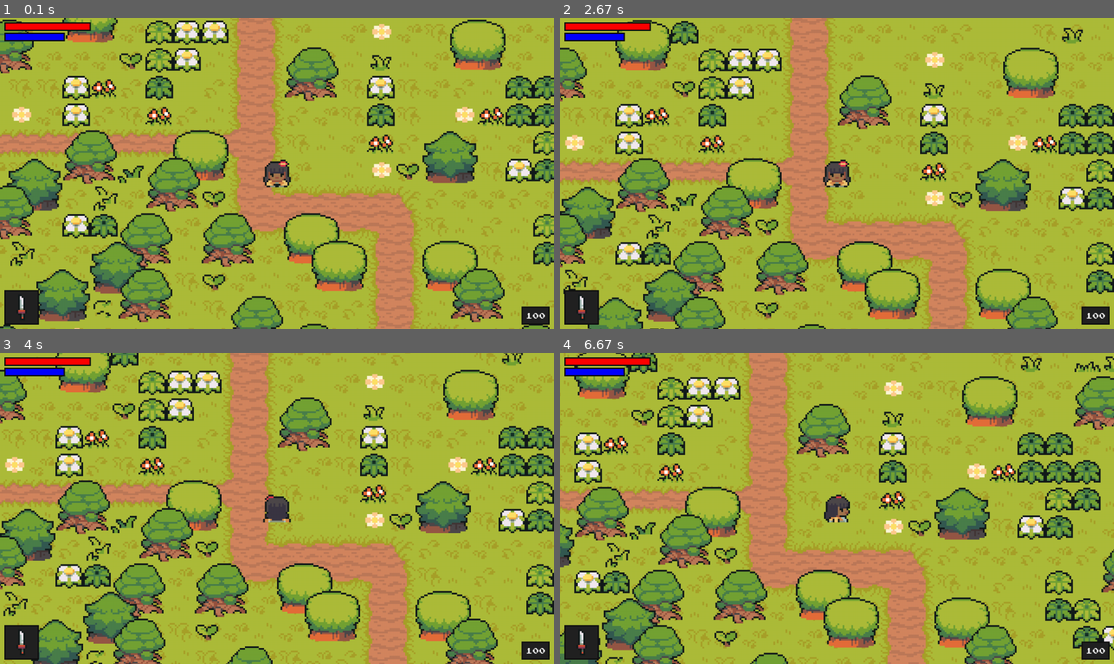
Above: before the commit, frames 1-4 (two rows, left to right).
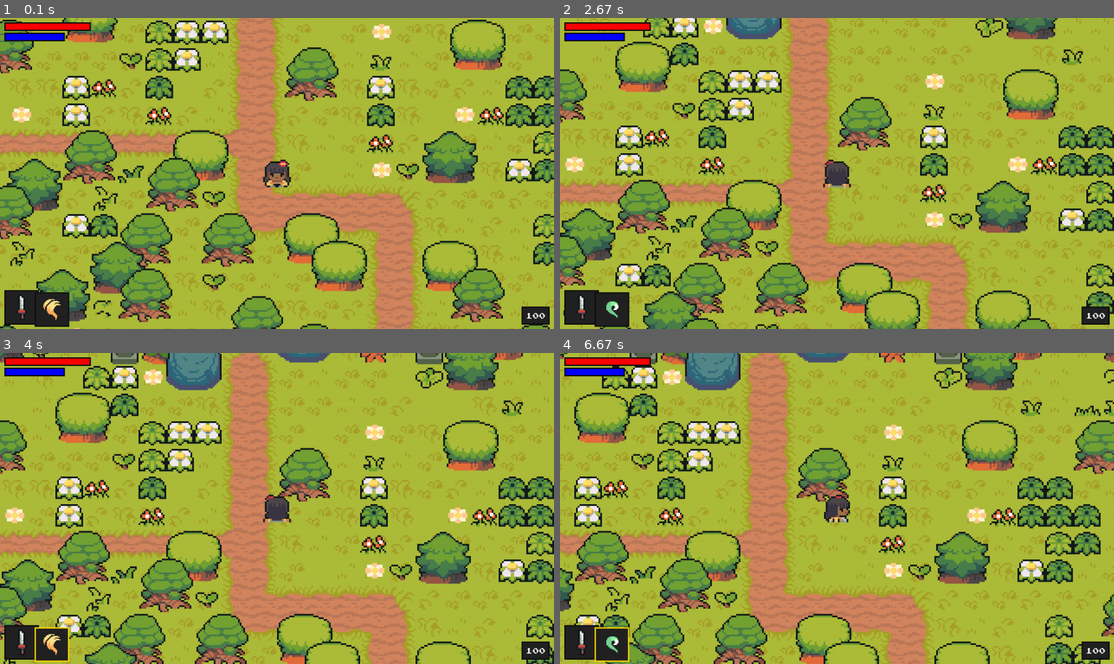
Above: after the commit, the same moments.

Repository: M1estere/Pygame_Project
Game: pygame game, started from code/main.py
The game is run twice, just before and just after one commit, with the same random seed, the same clock (stepped at 60 frames per second) and the same inputs.
Inputs:
- Up to frame 1 (0.1 s): no input
- Up to frame 2 (2.67 s): tap Ctrl at 0.33 s; hold Right 0.67-1.13 s; hold Up 1.17-1.47 s; hold Right 1.5-1.97 s; tap E at 1.65 s; hold Left 2-2.53 s; hold W from 2.57 s (still down); hold Down from 2.57 s (still down)
- Up to frame 3 (4 s): release W at 2.87 s; release Down at 2.87 s; hold Down 2.9-3.2 s; tap Ctrl at 2.97, 3.3, 3.6, 3.73 s; hold Left 3.23-3.63 s; tap Space at 3.38 s; hold Up from 3.67 s (still down); tap E at 3.82 s
- Up to frame 4 (6.67 s): release Up at 4.03 s; hold Right 4.07-4.7 s; tap Ctrl at 4.13, 4.43, 4.8, 5.2, 5.5, 5.7, 6, 6.2, 6.53 s; hold Down 4.73-5.1 s; tap Space at 4.88, 6.28 s; hold Left 5.13-5.6 s; tap E at 5.28, 6.62 s; hold Right 5.63-6.1 s; hold Up 6.13-6.43 s; hold Right from 6.47 s (still down)

The runs differ from the first frame. In frame 1, 0.6% of the frame differs, in the area x 6-13%, y 88-100%; in frame 2, 49%; in frame 3, 54%; in frame 4, 54%, in the area x 0-100%, y 0-100%.

Commit message:
Added magic, added ui elements

Diff:
--- /dev/null
+++ b/code/creature.py
@@ -0,0 +1,30 @@
+import pygame
+
+class Creature(pygame.sprite.Sprite):
+	def __init__(self, groups):
+		super().__init__(groups)
+
+	def movement(self, speed):
+		if self.direction.magnitude() != 0:
+			self.direction = self.direction.normalize()
+
+		self.hitbox.x += self.direction.x * speed
+		self.collisions('horizontal')
+
+		self.hitbox.y += self.direction.y * speed
+		self.collisions('vertical')
+
+		self.rect.center = self.hitbox.center
+
+	def collisions(self, direction):
+		if direction == 'horizontal':
+			for sprite in self.obstacles:
+				if sprite.hitbox.colliderect(self.hitbox):
+					if self.direction.x > 0: self.hitbox.right = sprite.hitbox.left # right
+					if self.direction.x < 0: self.hitbox.left = sprite.hitbox.right # left
+
+		if direction == 'vertical':
+			for sprite in self.obstacles:
+				if sprite.hitbox.colliderect(self.hitbox):
+					if self.direction.y > 0: self.hitbox.bottom = sprite.hitbox.top # down
+					if self.direction.y < 0: self.hitbox.top = sprite.hitbox.bottom # up
--- a/code/level.py
+++ b/code/level.py
@@ -54,7 +54,7 @@
 							Tile((x, y), [self.visible_sprites, self.obstacle_sprites], 'object', surf)
 
 
-		self.player = Player((2000, 1350), [self.visible_sprites], self.obstacle_sprites, self.create_attack, self.destroy_attack)
+		self.player = Player((2000, 1350), [self.visible_sprites], self.obstacle_sprites, self.create_attack, self.destroy_attack, self.create_magic)
 
 	def create_attack(self):
 		self.current_attack = Weapon(self.player, [self.visible_sprites])
@@ -64,6 +64,11 @@
 			self.current_attack.kill()
 
 		self.current_attack = None
+
+	def create_magic(self, style, strength, cost):
+		print(style)
+		print(strength)
+		print(cost)
 
 	def run(self):
 		self.visible_sprites.custom_drawing(self.player)
--- a/code/player.py
+++ b/code/player.py
@@ -1,10 +1,12 @@
 import pygame
 from settings import *
 
+from creature import Creature
+
 from support import import_folder
 
-class Player(pygame.sprite.Sprite):
-	def __init__(self, pos, groups, obstacles, create_attack, destroy_attack):
+class Player(Creature):
+	def __init__(self, pos, groups, obstacles, create_attack, destroy_attack, create_magic):
 		super().__init__(groups)
 		self.image = pygame.image.load('../graphics/test/player.png').convert_alpha()
 		self.rect = self.image.get_rect(topleft = pos)
@@ -28,11 +30,19 @@
 		self.create_attack = create_attack
 		self.destroy_attack = destroy_attack
 
+		self.create_magic = create_magic
+
 		self.weapon_index = 0
 		self.weapon = list(weapon_data.keys())[self.weapon_index]
 		self.can_switch_weapon = True
 		self.weapon_switch_time = None
 		self.weapon_switch_cooldown = 200
+
+		self.magic_index = 0
+		self.magic = list(magic_data.keys())[self.magic_index]
+		self.can_switch_magic = True
+		self.magic_switch_time = None
+		self.magic_switch_cooldown = 200
 
 		self.stats = {'health': 100, 'energy': 60, 'attack': 10, 'magic': 4, 'speed': 5}
 		self.health = self.stats['health']
@@ -58,18 +68,18 @@
 			keys = pygame.key.get_pressed()
 
 			# move
-			if keys[pygame.K_UP]:
+			if keys[pygame.K_UP] or keys[pygame.K_w]:
 				self.direction.y = -1
 				self.status = 'up'
-			elif keys[pygame.K_DOWN]:
+			elif keys[pygame.K_DOWN] or keys[pygame.K_s]:
 				self.direction.y = 1
 				self.status = 'down'
 			else: self.direction.y = 0
 
-			if keys[pygame.K_RIGHT]:
+			if keys[pygame.K_RIGHT] or keys[pygame.K_d]:
 				self.direction.x = 1
 				self.status = 'right'
-			elif keys[pygame.K_LEFT]:
+			elif keys[pygame.K_LEFT] or keys[pygame.K_a]:
 				self.direction.x = -1
 				self.status = 'left'
 			else: self.direction.x = 0
@@ -84,7 +94,12 @@
 			if keys[pygame.K_LCTRL]:
 				self.attacking = True
 				self.attack_time = pygame.time.get_ticks()
-				print('magic used')
+
+				style = list(magic_data.keys())[self.magic_index]
+				strength = list(magic_data.values())[self.magic_index]['strength'] + self.stats['magic']
+				cost = list(magic_data.values())[self.magic_index]['cost']
+
+				self.create_magic(style, strength, cost)
 
 			if keys[pygame.K_q] and self.can_switch_weapon:
 				self.can_switch_weapon = False
@@ -97,17 +112,16 @@
 
 				self.weapon = list(weapon_data.keys())[self.weapon_index]
 
-	def movement(self, speed):
-		if self.direction.magnitude() != 0:
-			self.direction = self.direction.normalize()
+			if keys[pygame.K_e] and self.can_switch_magic:
+				self.can_switch_magic = False
+				self.magic_switch_time = pygame.time.get_ticks()
 
-		self.hitbox.x += self.direction.x * speed
-		self.collisions('horizontal')
+				if self.magic_index < len(list(magic_data.keys())) - 1:
+					self.magic_index += 1
+				else:
+					self.magic_index = 0
 
-		self.hitbox.y += self.direction.y * speed
-		self.collisions('vertical')
-
-		self.rect.center = self.hitbox.center
+				self.magic = list(magic_data.keys())[self.magic_index]
 
 	def get_status(self):
 		# idle
@@ -127,19 +141,6 @@
 			if ('attack' in self.status):
 				self.status = self.status.replace('_attack', '')
 
-	def collisions(self, direction):
-		if direction == 'horizontal':
-			for sprite in self.obstacles:
-				if sprite.hitbox.colliderect(self.hitbox):
-					if self.direction.x > 0: self.hitbox.right = sprite.hitbox.left # right
-					if self.direction.x < 0: self.hitbox.left = sprite.hitbox.right # left
-
-		if direction == 'vertical':
-			for sprite in self.obstacles:
-				if sprite.hitbox.colliderect(self.hitbox):
-					if self.direction.y > 0: self.hitbox.bottom = sprite.hitbox.top # down
-					if self.direction.y < 0: self.hitbox.top = sprite.hitbox.bottom # up
-
 	def cooldown(self):
 		current_time = pygame.time.get_ticks()
 
@@ -151,6 +152,10 @@
 		if not self.can_switch_weapon:
 			if current_time - self.weapon_switch_time >= self.weapon_switch_cooldown:
 				self.can_switch_weapon = True
+
+		if not self.can_switch_magic:
+			if current_time - self.magic_switch_time >= self.magic_switch_cooldown:
+				self.can_switch_magic = True
 
 	def animate(self):
 		animation = self.animations[self.status]
--- a/code/settings.py
+++ b/code/settings.py
@@ -25,9 +25,32 @@
 
 # weapons
 weapon_data = {
-    'sword': {'cooldown': 100, 'damage': 15,'graphic': '../graphics/weapons/sword/full.png',},
-    'lance': {'cooldown': 400, 'damage': 30,'graphic': '../graphics/weapons/lance/full.png',},
+    'sword': {'cooldown': 100, 'damage': 15, 'graphic': '../graphics/weapons/sword/full.png',},
+    'lance': {'cooldown': 400, 'damage': 30, 'graphic': '../graphics/weapons/lance/full.png',},
     'axe': {'cooldown': 300, 'damage': 20, 'graphic': '../graphics/weapons/axe/full.png',},
     'rapier': {'cooldown': 50, 'damage': 8, 'graphic': '../graphics/weapons/rapier/full.png',},
     'sai': {'cooldown': 80, 'damage': 10, 'graphic': '../graphics/weapons/sai/full.png',},
 }
+
+magic_data = {
+    'flame': {'strength': 5, 'cost': 20, 'graphic': '../graphics/particles/flame/fire.png',},
+    'heal' : {'strength': 20, 'cost': 10, 'graphic': '../graphics/particles/heal/heal.png',},
+}
+
+monster_data = {
+    'squid':
+		{'health': 100, 'exp':100, 'damage':20, 'attack_type': 'slash', 'attack_sound': '../audio/attack/slash.wav',
+		'speed': 3, 'resistance': 3, 'attack_radius': 80, 'notice_radius': 360,},
+
+    'raccoon':
+		{'health': 300, 'exp':250, 'damage':40, 'attack_type': 'claw',  'attack_sound': '../audio/attack/claw.wav',
+		'speed': 2, 'resistance': 3, 'attack_radius': 120, 'notice_radius': 400,},
+
+    'spirit':
+		{'health': 100, 'exp':110, 'damage':8, 'attack_type': 'thunder', 'attack_sound': '../audio/attack/fireball.wav',
+		'speed': 4, 'resistance': 3, 'attack_radius': 60, 'notice_radius': 350,},
+
+    'bamboo':
+		{'health': 70, 'exp':120, 'damage':6, 'attack_type': 'leaf_attack', 'attack_sound': '../audio/attack/slash.wav',
+		'speed': 3, 'resistance': 3, 'attack_radius': 50, 'notice_radius': 300,},
+}
--- a/code/ui.py
+++ b/code/ui.py
@@ -10,12 +10,19 @@
         self.health_bar_rect = pygame.Rect(10, 10, HEALTH_BAR_WIDTH, BAR_HEIGHT)
         self.energy_bar_rect = pygame.Rect(10, 34, ENERGY_BAR_WIDTH, BAR_HEIGHT)
 
-        self.weapon_graphics = list()
-        for weapon in weapon_data.values():
-            path = weapon['graphic']
-            weapon = pygame.image.load(path).convert_alpha()
+        self.weapon_graphics = self.load_graphics(weapon_data.values())
+        self.magic_graphics = self.load_graphics(magic_data.values())
 
-            self.weapon_graphics.append(weapon)
+    def load_graphics(self, values):
+        result = list()
+
+        for element in values:
+            path = element['graphic']
+            element = pygame.image.load(path).convert_alpha()
+
+            result.append(element)
+
+        return result
 
     def show_bar(self, current, max_amount, bg_rect, colour):
         pygame.draw.rect(self.display_surface, UI_BG_COLOUR, bg_rect)
@@ -56,6 +63,13 @@
 
         self.display_surface.blit(weapon_surf, weapon_rect)
 
+    def magic_overlay(self, magic_index, has_switched):
+        bg_rect = self.selection_box(80, 635, has_switched)
+        magic_surf = self.magic_graphics[magic_index]
+        magic_rect = magic_surf.get_rect(center = bg_rect.center)
+
+        self.display_surface.blit(magic_surf, magic_rect)
+
     def display(self, player):
         self.show_bar(player.health, player.stats['health'], self.health_bar_rect, HEALTH_COLOUR)
         self.show_bar(player.energy, player.stats['energy'], self.energy_bar_rect, ENERGY_COLOUR)
@@ -63,4 +77,4 @@
         self.show_exp(player.exp)
 
         self.weapon_overlay(player.weapon_index, not player.can_switch_weapon)
-        # self.selection_box(80, 635) # for magic
+        self.magic_overlay(player.magic_index, not player.can_switch_magic)
